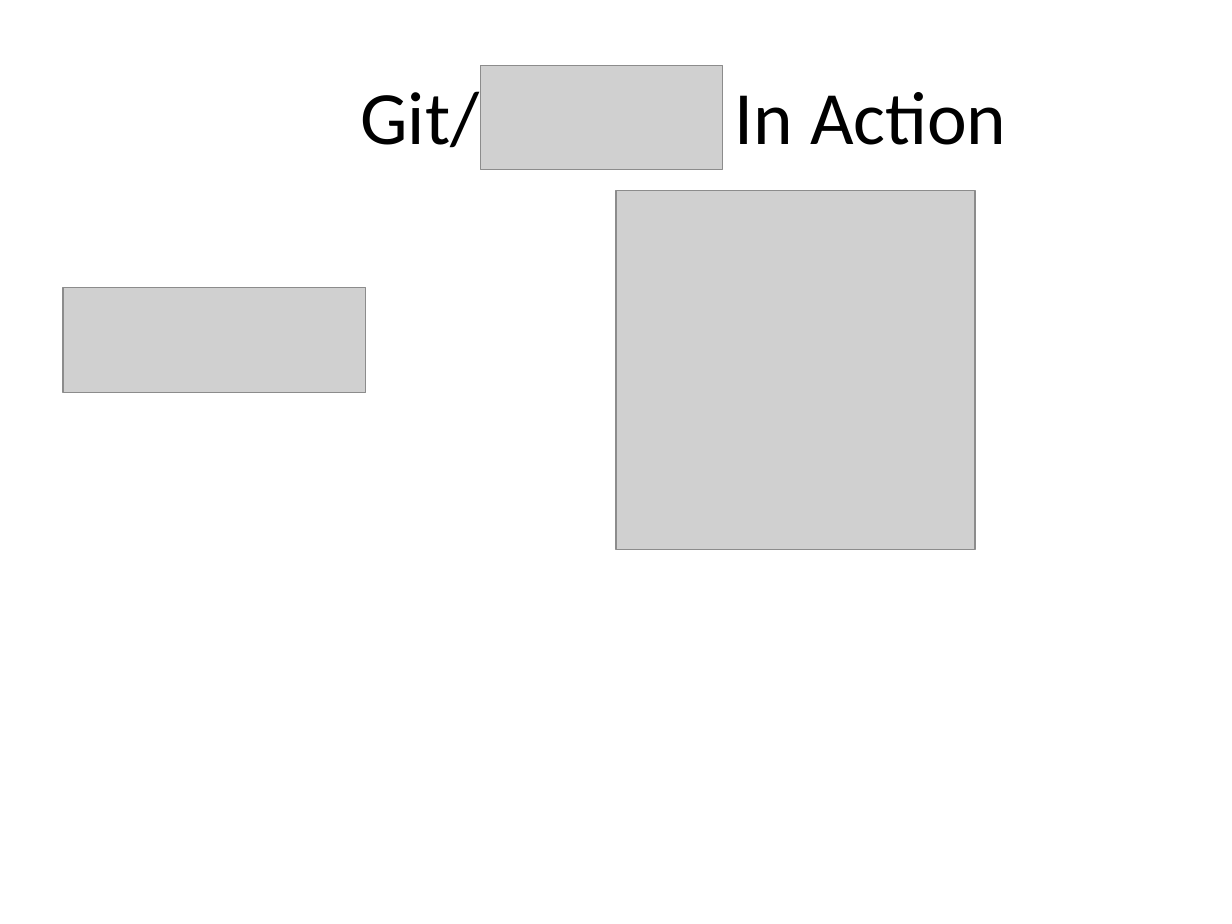
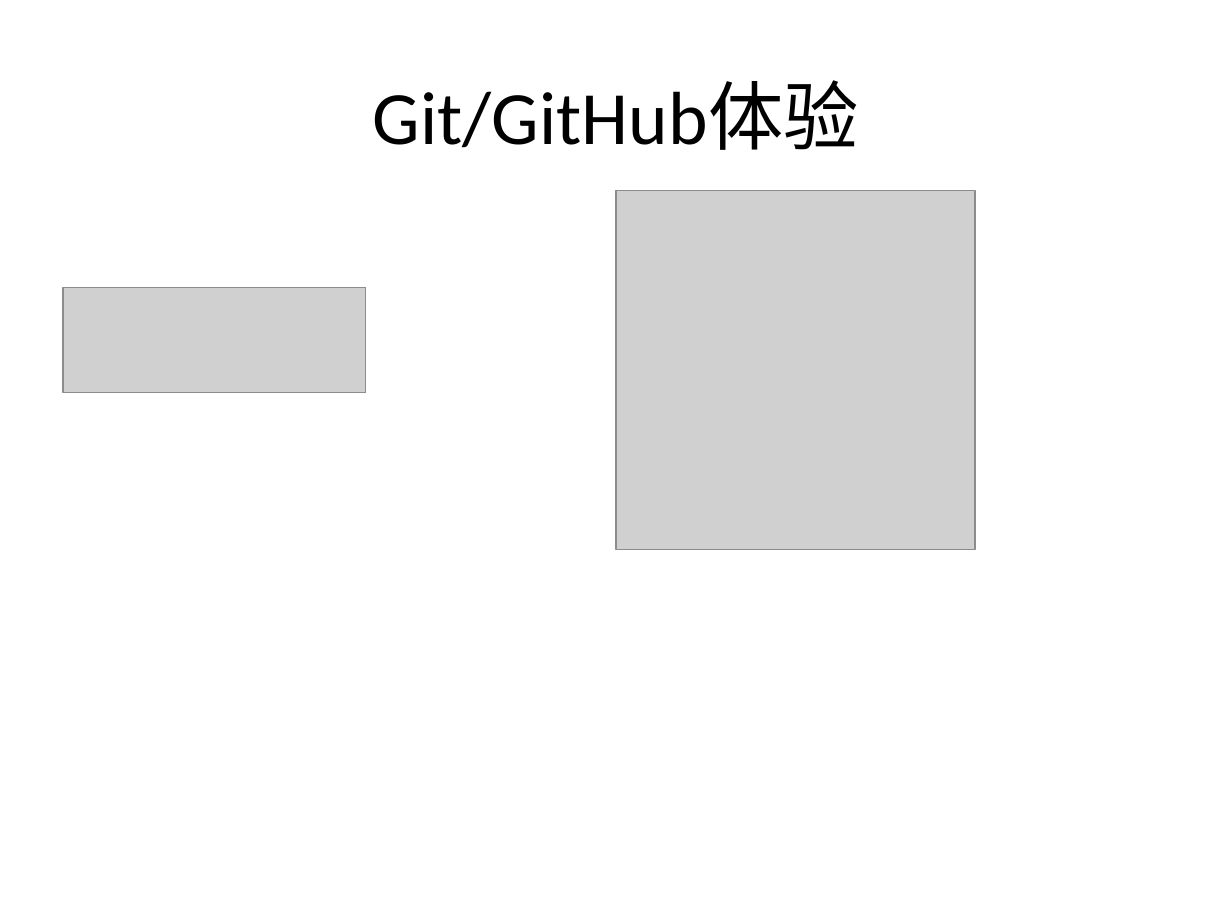
Before and after one commit to lftong/tong-doc, a slide deck: slide 8 of Git Primer.pptx. Drawn at 1232x924 pixels with LibreOffice and Linux fonts; fonts in the diff are those of the drawing; grey boxes stand for pictures. Boxes give left, top, right and bottom in pixels: in the first picture for what was removed or moved away, otherwise in the second. Text is boxed around its words. In the diff, an @@ line names an element or a change of style, - is before the commit and + after.

```diff
--- a/Git Primer.pptx
+++ b/Git Primer.pptx
@@ title at (x1=373, y1=81, x2=859, y2=150): text changed @@
-Git/ In Action
+Git/GitHub体验
@@ picture removed at (x1=480, y1=65, x2=723, y2=169) @@
```
Also in this commit, not shown: 2 other slides changed, 1 slide added.
